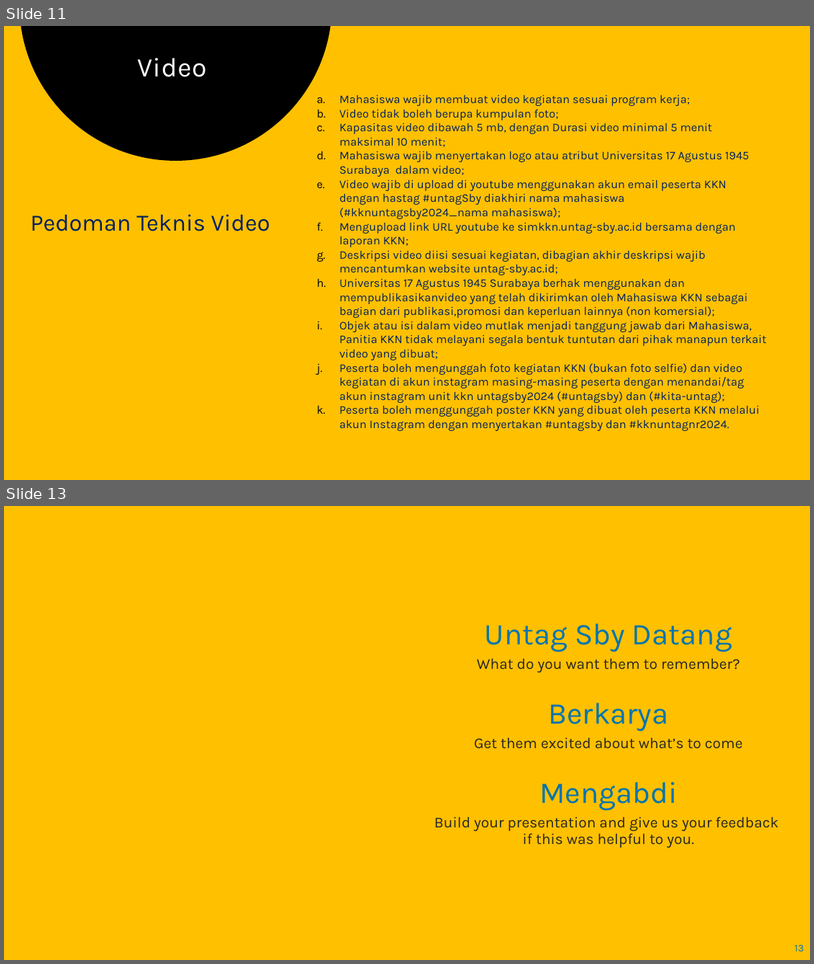
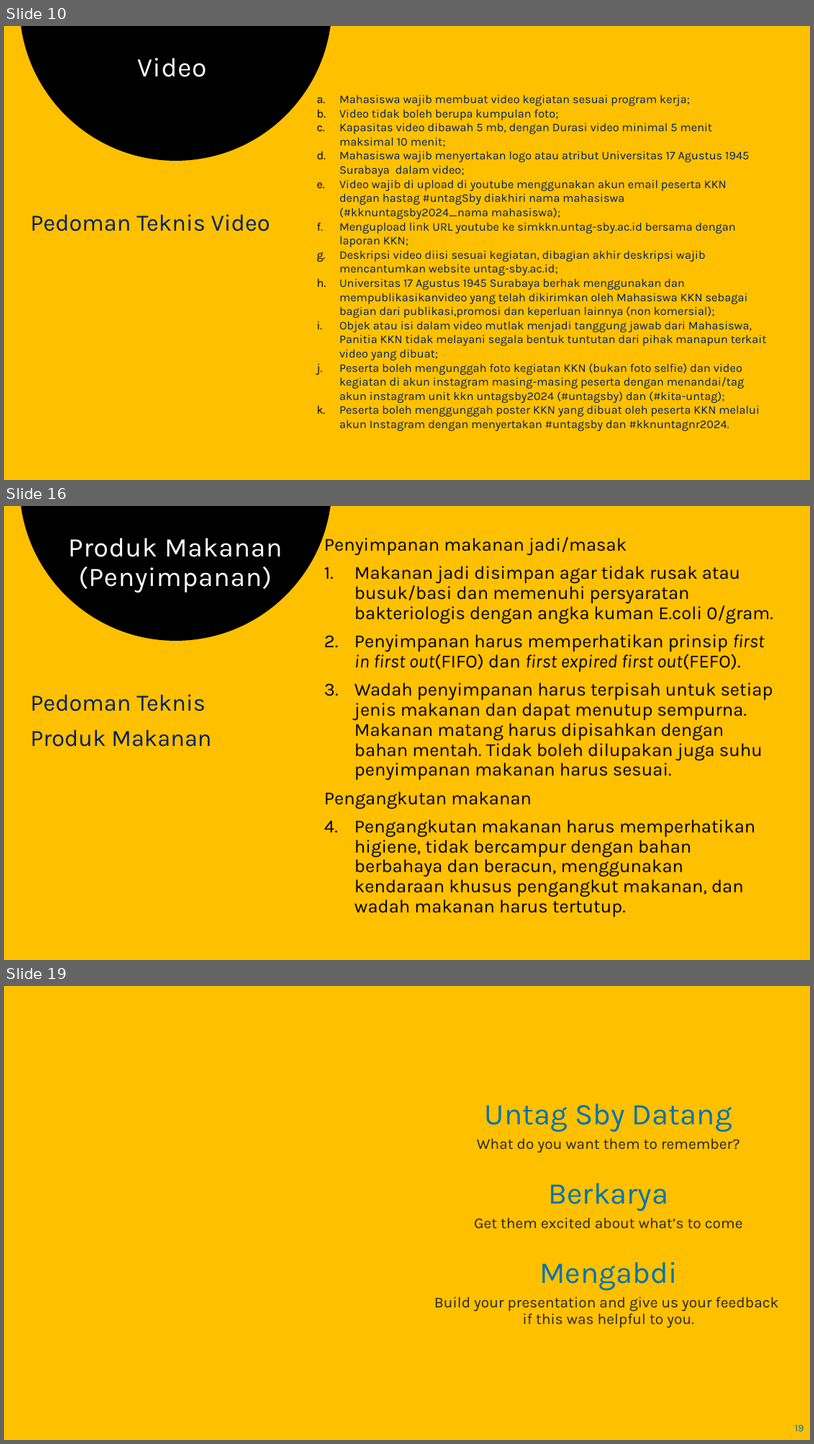
Before and after one commit to chariotofthesun/kkngenap2024, a slide deck: petunjuk teknis luaran kkn untag sby.pptx. Shown one above the other, each under a label of ours: slides 11 and 13 before the commit, slides 10, 16 and 19 after it; the slides between them are not shown. The pictures are 814x964 and 814x1444 pixels, drawn with LibreOffice and Linux fonts; fonts in the diff are those of the drawing; background and template pictures are left out. Boxes give left, top, right and bottom in pixels: in the first picture for what was removed or moved away, otherwise in the second. Text is boxed around its words. In the diff, an @@ line names an element or a change of style, - is before the commit and + after.

```diff
--- a/petunjuk teknis luaran kkn untag sby.pptx
+++ b/petunjuk teknis luaran kkn untag sby.pptx
@@ slide 16 added at [4, 506, 810, 960], background #FFC000 @@
@@ freeform shape added at [19, 506, 332, 641], fill #000000 @@
@@ title added at [68, 538, 282, 592], 32 pt, text #FFFFFF @@
+Produk Makanan
+(Penyimpanan)
@@ text added at [324, 537, 774, 916], 22 pt, text #000000 @@
+Penyimpanan makanan jadi/masak
+1. Makanan jadi disimpan agar tidak rusak atau busuk/basi dan memenuhi persyaratan bakteriologis dengan angka kuman E.coli 0/gram.
+2. Penyimpanan harus memperhatikan prinsip first in first out(FIFO) dan first expired first out(FEFO).
+3. Wadah penyimpanan harus terpisah untuk setiap jenis makanan dan dapat menutup sempurna. Makanan matang harus dipisahkan dengan bahan mentah. Tidak boleh dilupakan juga suhu penyimpanan makanan harus sesuai.
+Pengangkutan makanan
+1. Pengangkutan makanan harus memperhatikan higiene, tidak bercampur dengan bahan berbahaya dan beracun, menggunakan kendaraan khusus pengangkut makanan, dan wadah makanan harus tertutup.
@@ text added at [31, 694, 211, 746], 28 pt, text #002060 @@
+Pedoman Teknis
+Produk Makanan
@@ what was slide 11 is now slide 10 @@
@@ what was slide 13 is now slide 19 @@
@@ page number at [795, 1424, 805, 1431]: text changed @@
-13
+19
```
Also in this commit, not shown: 1 slide changed, 6 other slides added, 1 slide removed.
